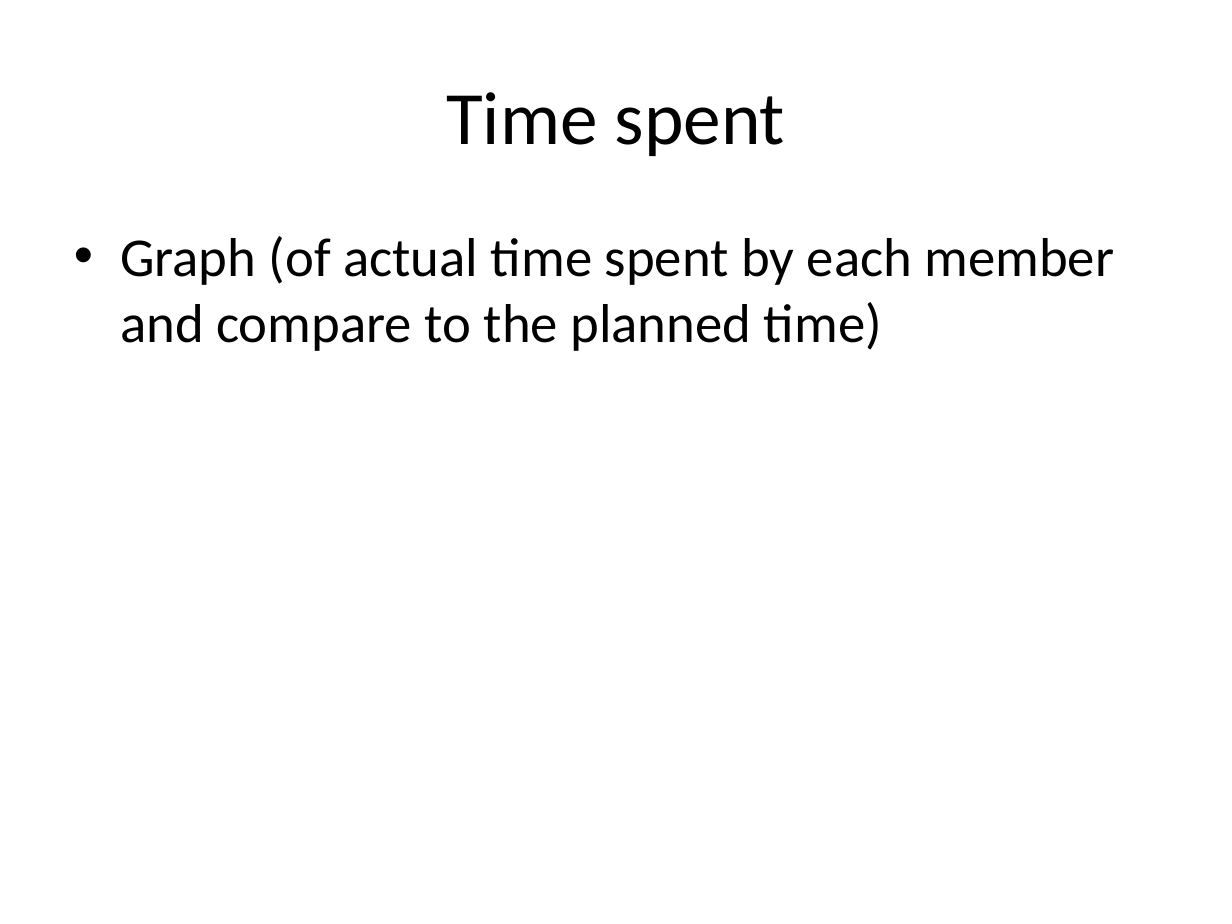
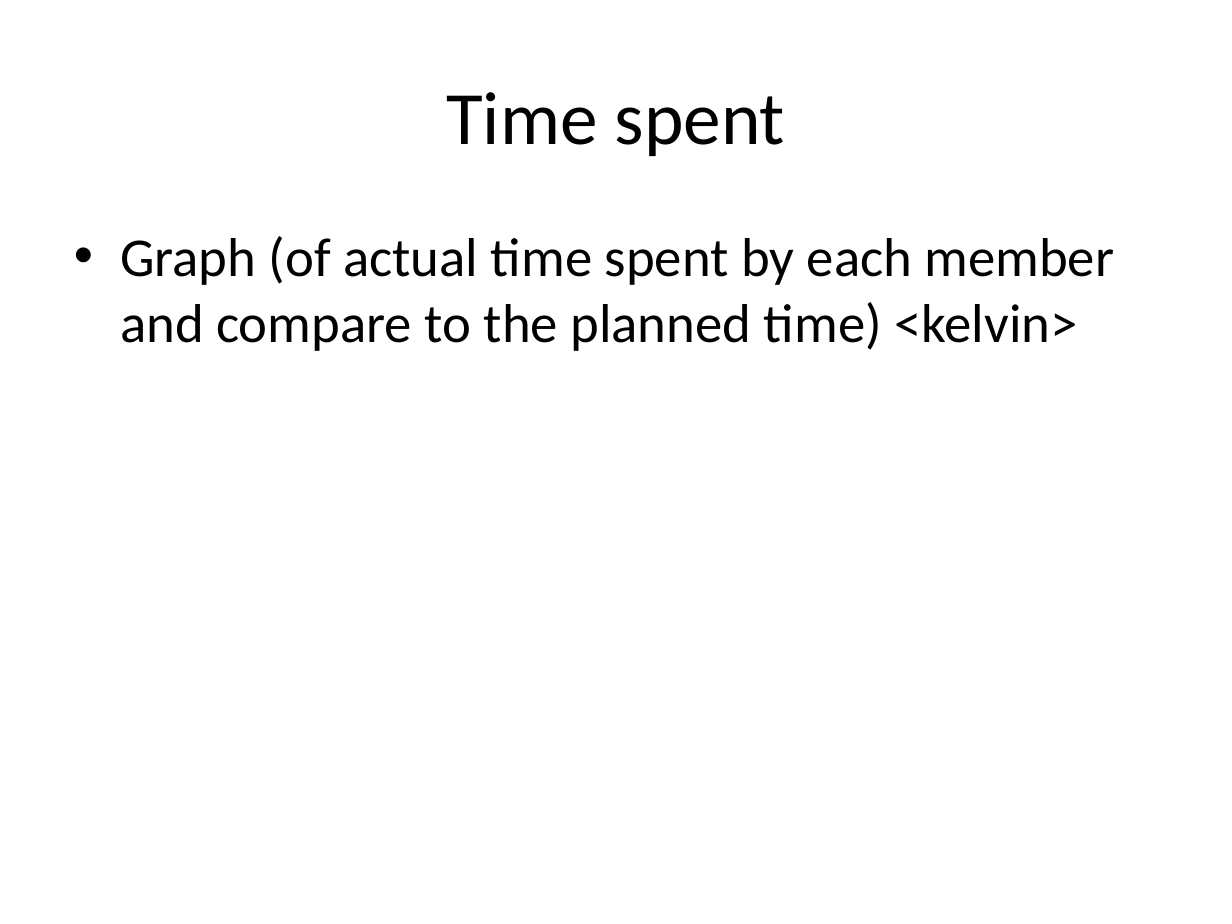
Before and after one commit to edderick/RunwayRedeclaration, a slide deck: slide 8 of doc/D2/Slides.pptx. Drawn at 1232x924 pixels with LibreOffice and Linux fonts; fonts in the diff are those of the drawing. Boxes give left, top, right and bottom in pixels: in the first picture for what was removed or moved away, otherwise in the second. Text is boxed around its words. In the diff, an @@ line names an element or a change of style, - is before the commit and + after.

Commit message:
* Added who will produce each graph/diagram

```diff
--- a/doc/D2/Slides.pptx
+++ b/doc/D2/Slides.pptx
@@ text at (120, 236, 1115, 351): text changed @@
-• Graph (of actual time spent by each member and compare to the planned time)
+• Graph (of actual time spent by each member and compare to the planned time) <kelvin>
```
Also in this commit, not shown: 3 other slides changed.
